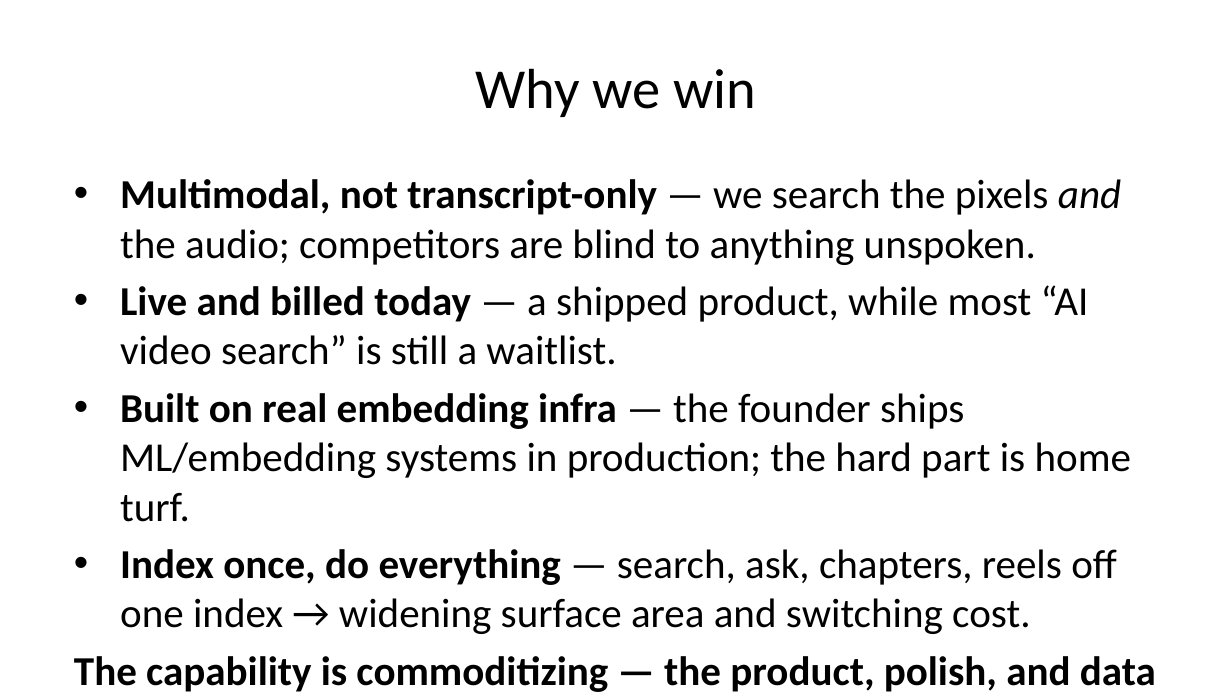
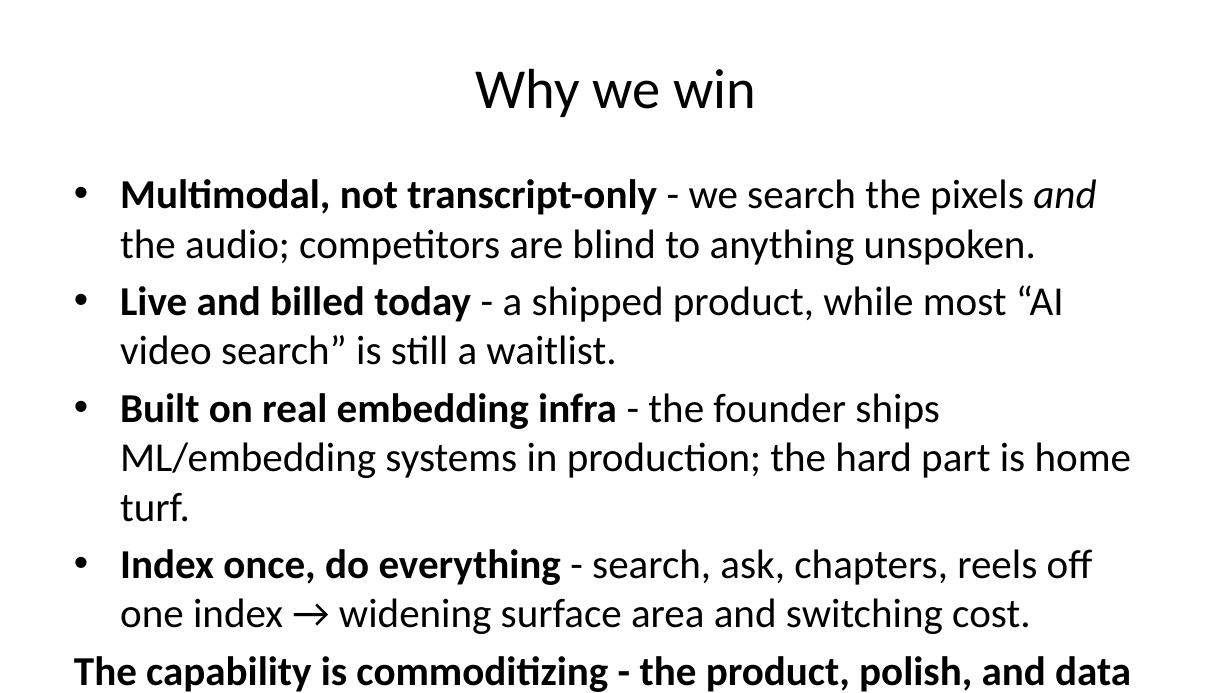
Before and after one commit to ernest-opara/scrubless, a slide deck: slide 12 of docs/PITCH-editable.pptx. Drawn at 1232x693 pixels with LibreOffice and Linux fonts; fonts in the diff are those of the drawing. Boxes give left, top, right and bottom in pixels: in the first picture for what was removed or moved away, otherwise in the second. Text is boxed around its words. In the diff, an @@ line names an element or a change of style, - is before the commit and + after.

```diff
--- a/docs/PITCH-editable.pptx
+++ b/docs/PITCH-editable.pptx
@@ text at bbox=[74, 179, 1131, 692]: text changed @@
-• Multimodal, not transcript-only — we search the pixels and the audio; competitors are blind to anything unspoken.
-• Live and billed today — a shipped product, while most “AI video search” is still a waitlist.
-• Built on real embedding infra — the founder ships ML/embedding systems in production; the hard part is home turf.
-• Index once, do everything — search, ask, chapters, reels off one index → widening surface area and switching cost.
-The capability is commoditizing — the product, polish, and data flywheel are not.
+• Multimodal, not transcript-only - we search the pixels and the audio; competitors are blind to anything unspoken.
+• Live and billed today - a shipped product, while most “AI video search” is still a waitlist.
+• Built on real embedding infra - the founder ships ML/embedding systems in production; the hard part is home turf.
+• Index once, do everything - search, ask, chapters, reels off one index → widening surface area and switching cost.
+The capability is commoditizing - the product, polish, and data flywheel are not.
```
Also in this commit, not shown: 11 other slides changed, 12 other files.
